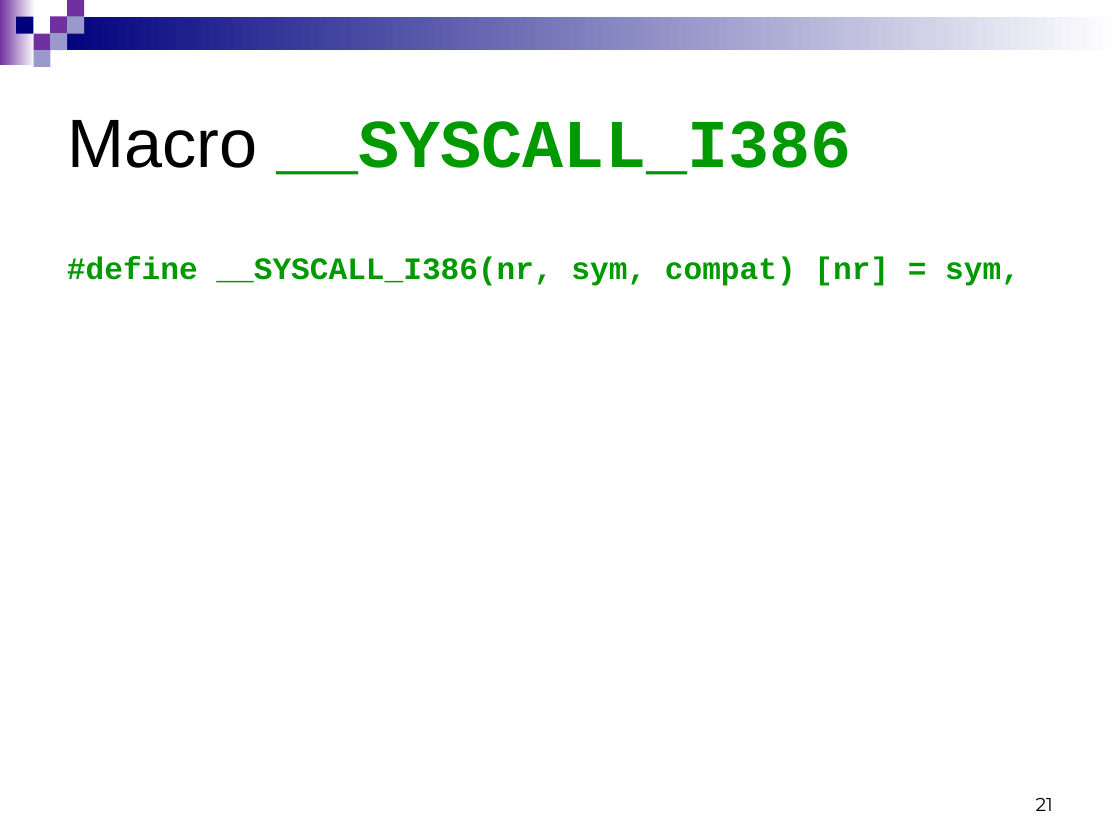
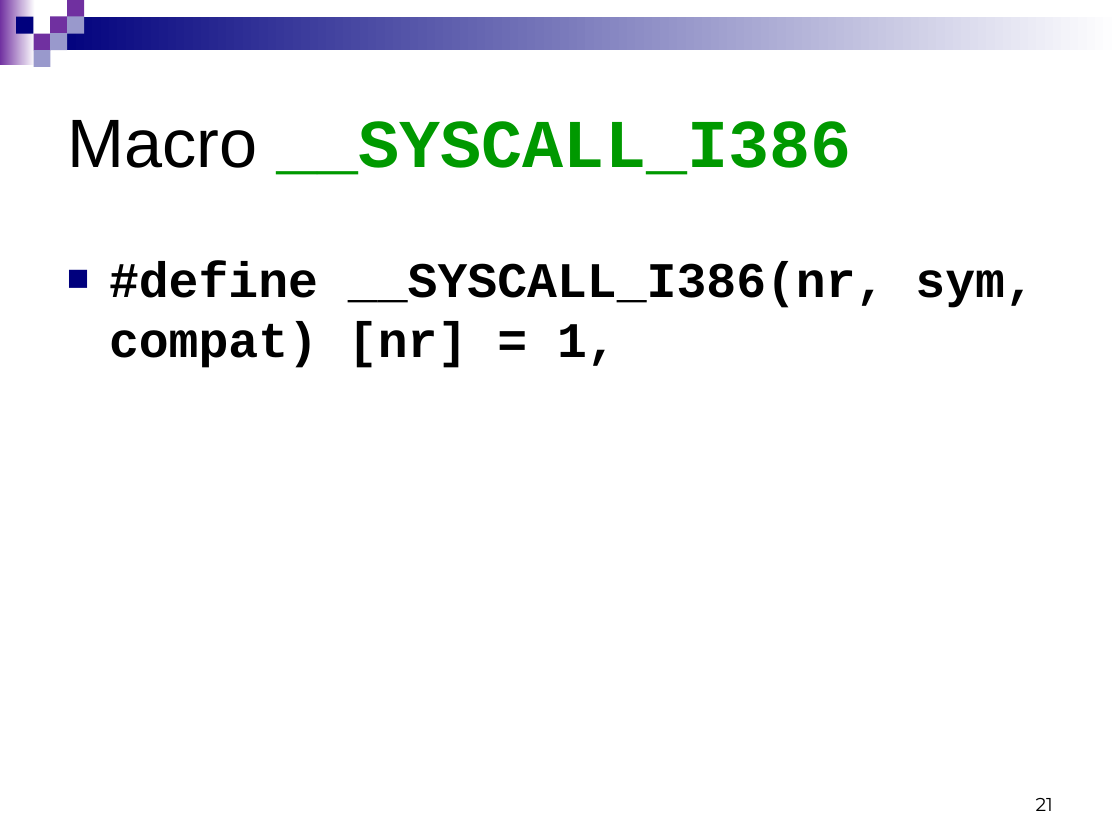
Before and after one commit to Cuda-Chen/Linux-Operating-System, a slide deck: slide 21 of linuxLecture_system_call_3_9.ppt. Drawn at 1120x840 pixels with LibreOffice and Linux fonts; fonts in the diff are those of the drawing. Boxes give left, top, right and bottom in pixels: in the first picture for what was removed or moved away, otherwise in the second. Text is boxed around its words. In the diff, an @@ line names an element or a change of style, - is before the commit and + after.

```diff
--- a/linuxLecture_system_call_3_9.ppt
+++ b/linuxLecture_system_call_3_9.ppt
@@ text at [109,261,1034,368]: text changed; size 20 to 32 pt; text colour #009900 to #000000 @@
-#define __SYSCALL_I386(nr, sym, compat) [nr] = sym,
+■ #define __SYSCALL_I386(nr, sym, compat) [nr] = 1,
```
Also in this commit, not shown: 3 other slides changed, 8 slides added, 3 other files.
